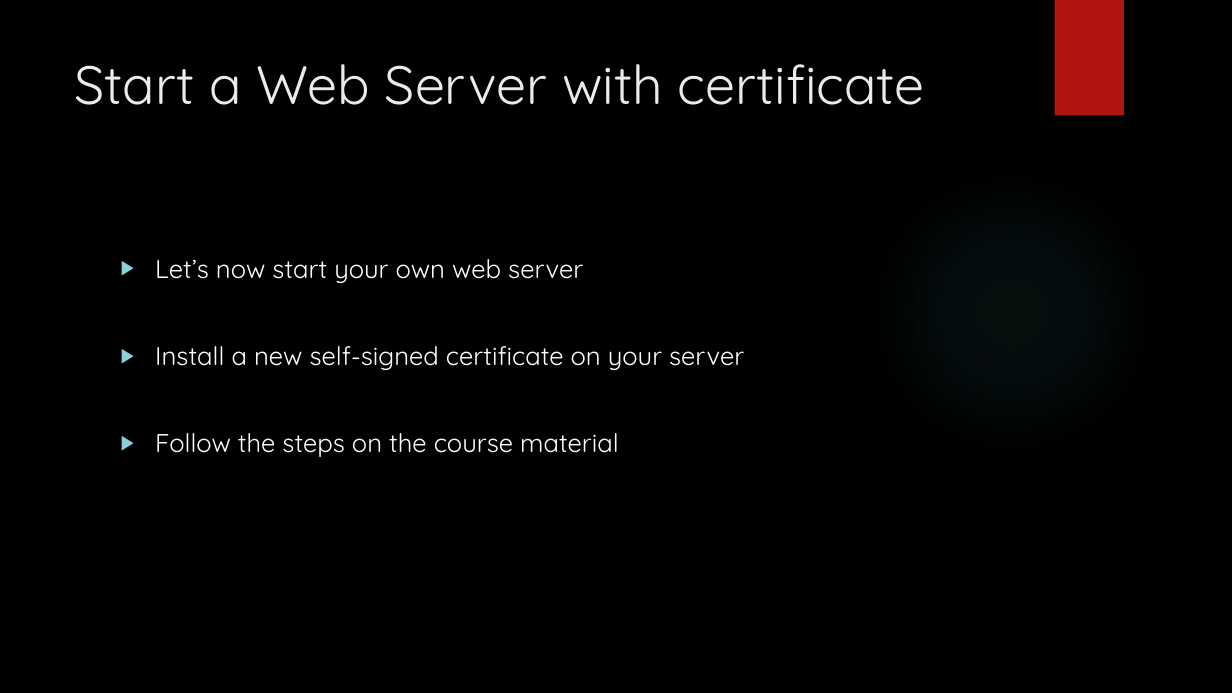
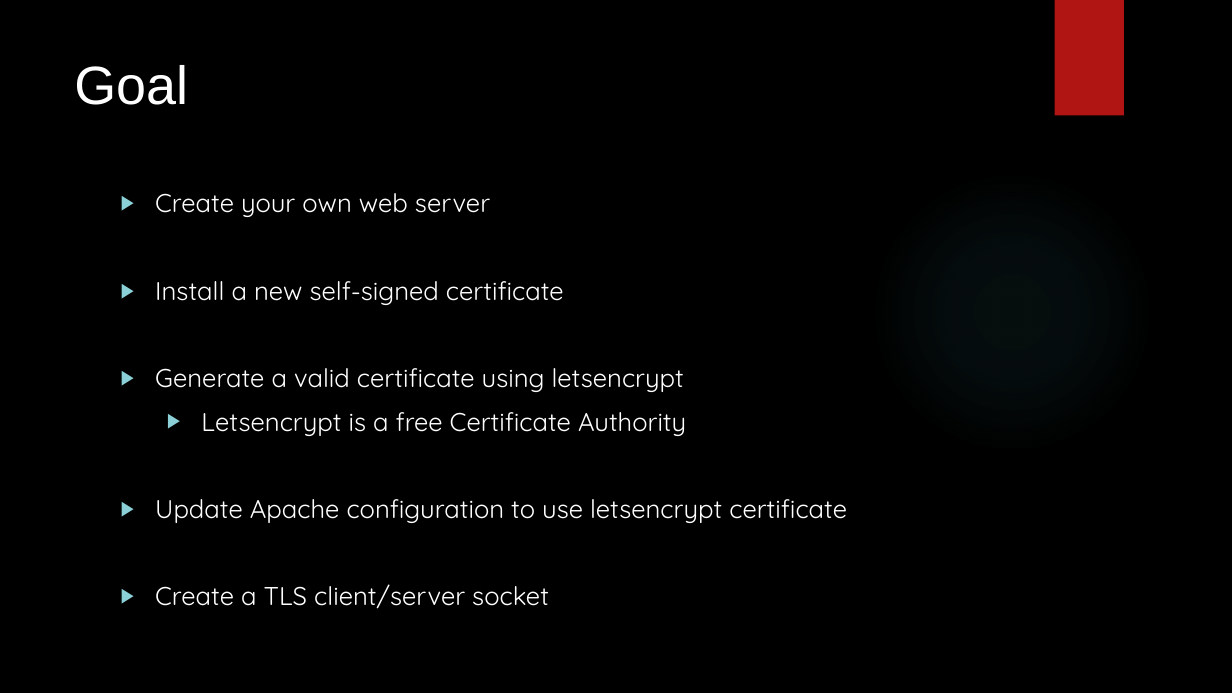
Before and after one commit to DeMaCS-UNICAL/NetworkSecurity, a slide deck: slide 9 of esercitazioni/Laboratory_22-23/Session_3/Lab_03_Slides.pptx. Drawn at 1232x693 pixels with LibreOffice and Linux fonts; fonts in the diff are those of the drawing; background and template pictures are left out. Boxes give left, top, right and bottom in pixels: in the first picture for what was removed or moved away, otherwise in the second. Text is boxed around its words. In the diff, an @@ line names an element or a change of style, - is before the commit and + after.

Commit message:
minor on slides

```diff
--- a/esercitazioni/Laboratory_22-23/Session_3/Lab_03_Slides.pptx
+++ b/esercitazioni/Laboratory_22-23/Session_3/Lab_03_Slides.pptx
@@ text at box(74, 65, 188, 105): text changed; font Quicksand to Arial; text colour #EBEBEB to #FFFFFF @@
-Start a Web Server with certificate
+Goal
@@ text at box(155, 193, 847, 609): text changed @@
-▶ Let’s now start your own web server
-▶ Install a new self-signed certificate on your server
-▶ Follow the steps on the course material
+▶ Create your own web server
+▶ Install a new self-signed certificate
+▶ Generate a valid certificate using letsencrypt
+  ▶ Letsencrypt is a free Certificate Authority
+▶ Update Apache configuration to use letsencrypt certificate
+▶ Create a TLS client/server socket
```
Also in this commit, not shown: 2 other slides changed, 2 slides removed.
